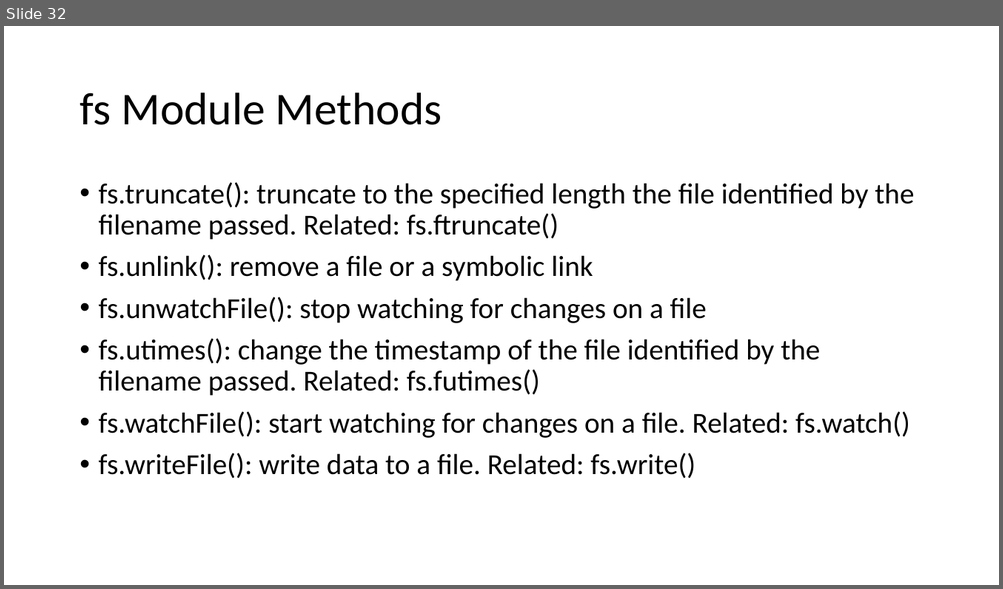
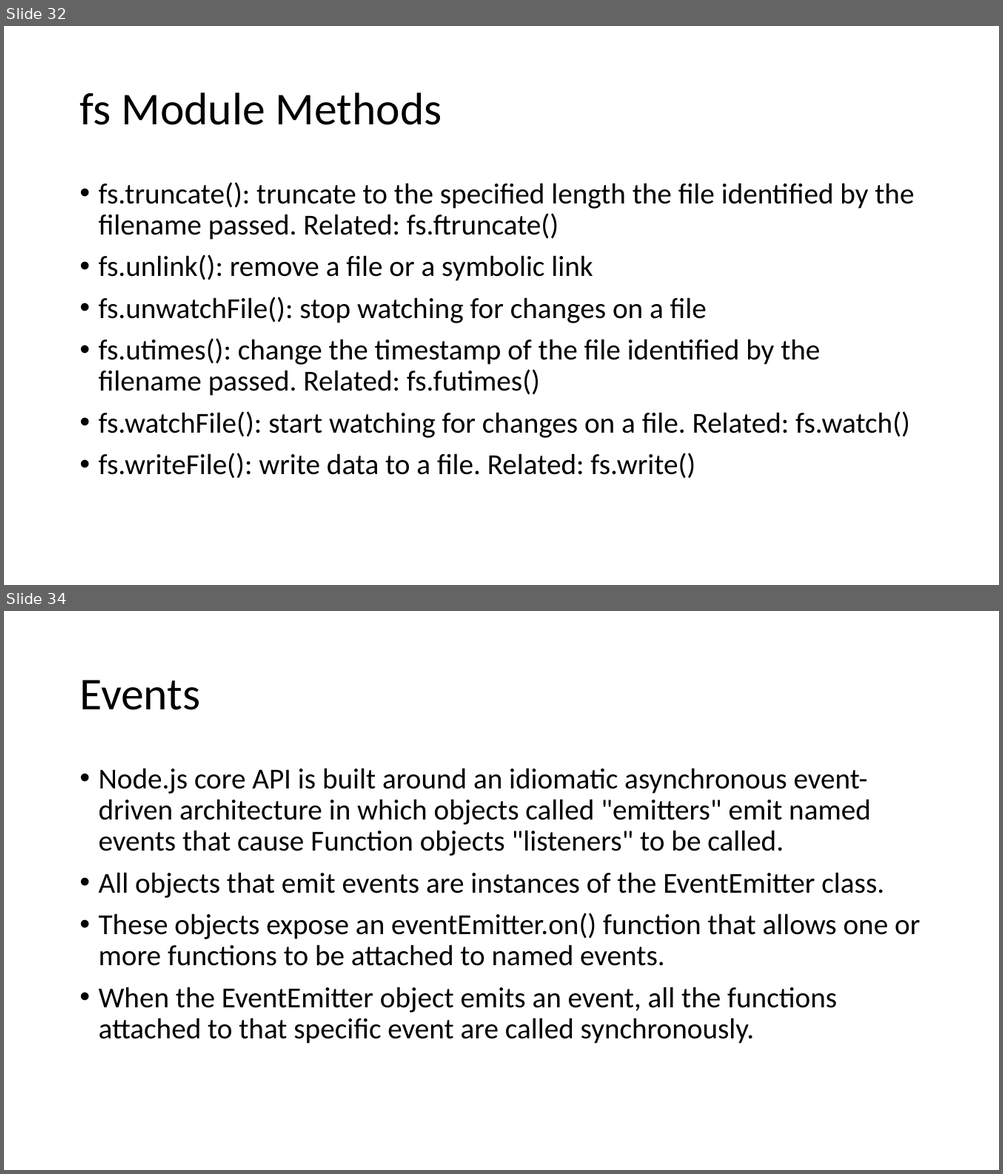
Before and after one commit to explore-with-manish/im-jan24, a slide deck: Node/Notes/Node.pptx. Shown one above the other, each under a label of ours: slide 32 before the commit, slides 32 and 34 after it; the slides between them are not shown. The pictures are 1003x589 and 1003x1174 pixels, drawn with LibreOffice and Linux fonts; fonts in the diff are those of the drawing. Boxes give left, top, right and bottom in pixels: in the first picture for what was removed or moved away, otherwise in the second. Text is boxed around its words. In the diff, an @@ line names an element or a change of style, - is before the commit and + after.

```diff
--- a/Node/Notes/Node.pptx
+++ b/Node/Notes/Node.pptx
@@ slide 34 added at [4,611,999,1170], background #FFFFFF @@
@@ title added at [79,680,200,710], 44 pt, text #000000 @@
+Events
@@ text added at [99,768,919,1044], 28 pt, text #000000 @@
+• Node.js core API is built around an idiomatic asynchronous event-driven architecture in which objects called "emitters" emit named events that cause Function objects "listeners" to be called.
+• All objects that emit events are instances of the EventEmitter class.
+• These objects expose an eventEmitter.on() function that allows one or more functions to be attached to named events.
+• When the EventEmitter object emits an event, all the functions attached to that specific event are called synchronously.
```
Also in this commit, not shown: 20 other slides added, 4 other files.
